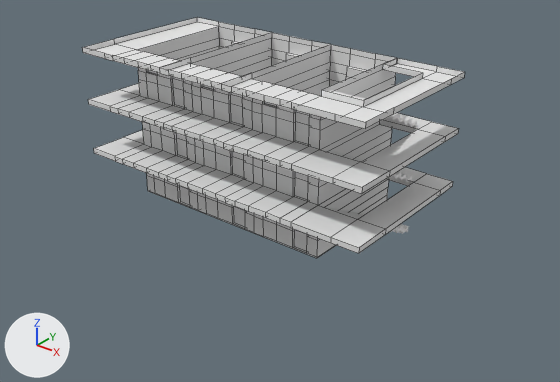
One commit to the Blender file working/subahu/Hotel/Hotel.blend: the scene before it, then after it.
Camera for both pictures: a 50 mm camera at (18.79, -19.32, 12.4) aimed at (4.24, -1.14, 1.13). Arrows for +X, +Y and +Z are at lower left; the lights stay in place. Mesh edges are drawn as thin lines on the coarser meshes.
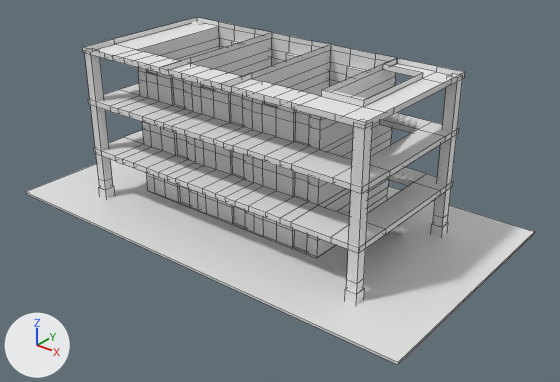
The change in detail:
Mesh me_cube_002 is new.
It is a box spanning x -1.0..1.0, y -1.0..1.0, z -1.0..1.0.
Mesh me_cube_004 is new.
It has 12 vertices, 10 faces and spans x -1.0..1.0, y -1.0..1.0, z -1.0..28.4.
Object 'Cube.002' (ob_cube_002) is new; it shows me_cube_002.
Its location is (3.43, -0.83, -0.04).
Its scale is (7.85, 4.35, -0.0404).
Object 'Cube.003' (ob_cube_003) is new; it shows a copy of me_cube_002.
Its location is (8.83, -3.47, 0.13).
Its scale is (0.196, 0.196, 0.196).
Object 'Cube.004' (ob_cube_004) is new; it shows me_cube_004.
Its location is (8.83, -3.47, 0.48).
Its scale is (0.172, 0.172, 0.172).
Object 'Cube.005' (ob_cube_005) is new; it shows a copy of me_cube_004.
Its location is (-1.9, -3.47, 0.48).
Its scale is (0.172, 0.172, 0.172).
Object 'Cube.006' (ob_cube_006) is new; it shows a copy of me_cube_002.
Its location is (-1.9, -3.47, 0.13).
Its scale is (0.196, 0.196, 0.196).
Object 'Cube.009' (ob_cube_009) is new; it shows a copy of me_cube_004.
Its location is (8.83, 1.54, 0.48).
Its scale is (0.172, 0.172, 0.172).
Object 'Cube.010' (ob_cube_010) is new; it shows a copy of me_cube_002.
Its location is (8.83, 1.54, 0.13).
Its scale is (0.196, 0.196, 0.196).

Pixel boxes [x1, y1, x2, y2] of what changed, in the pictures (560 x 382 px):
'Cube.002', added: after [25, 160, 535, 365]
'Cube.004', added: after [347, 119, 372, 293]
'Cube.009', added: after [433, 73, 463, 227]
'Cube.005', added: after [85, 48, 113, 190]
'Cube.003', added: after [345, 288, 365, 304]
'Cube.010', added: after [431, 223, 448, 236]
'Cube.006', added: after [99, 186, 115, 198]
